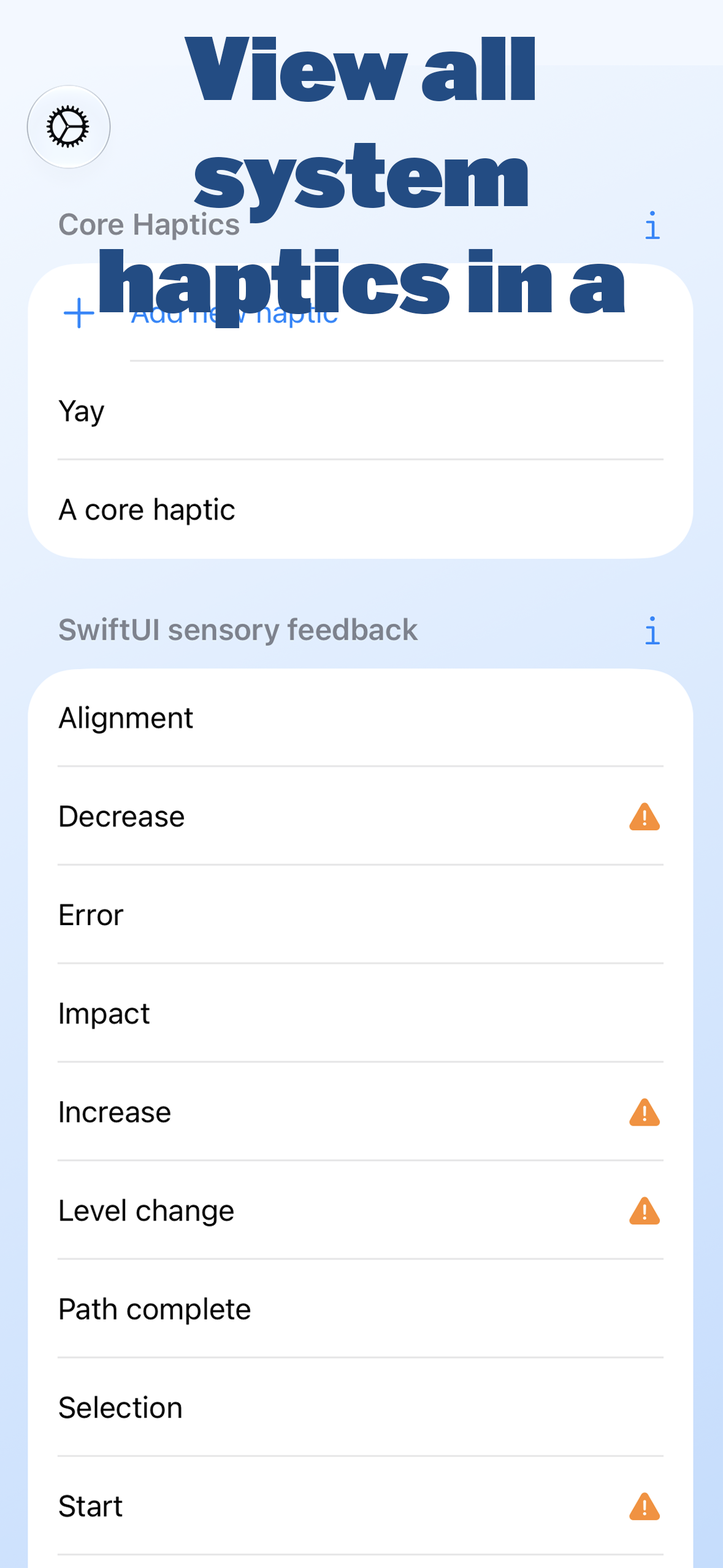
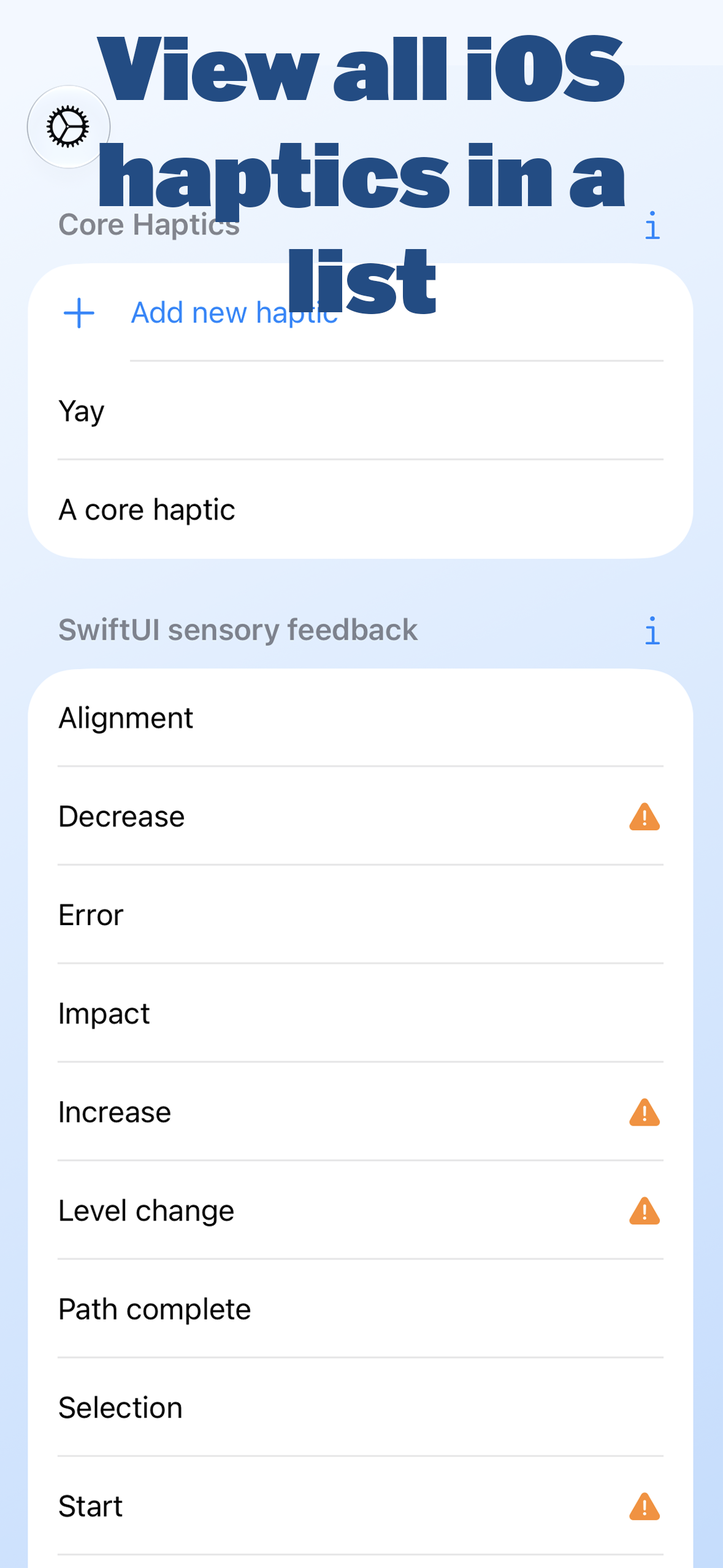
Layered file, before and after one edit (723x1568). Changes by layer:
renamed "View all system haptics in a list" to "View all iOS haptics in a list", painted on it over (96, 34, 626, 329)
